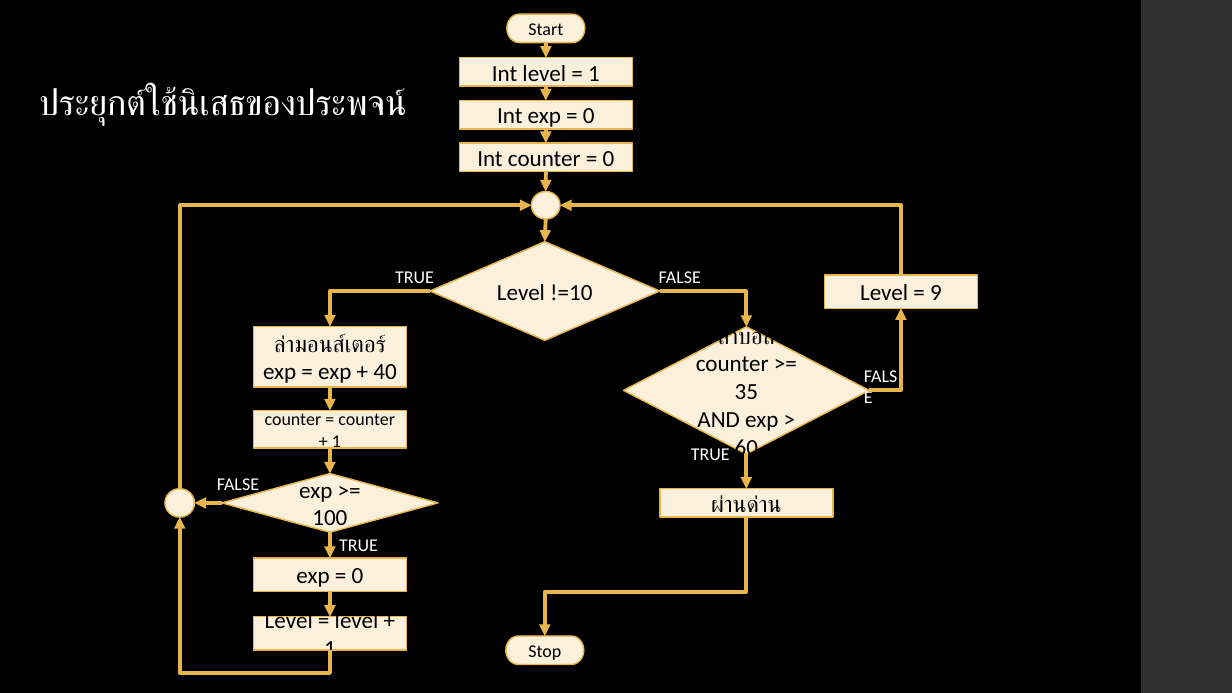
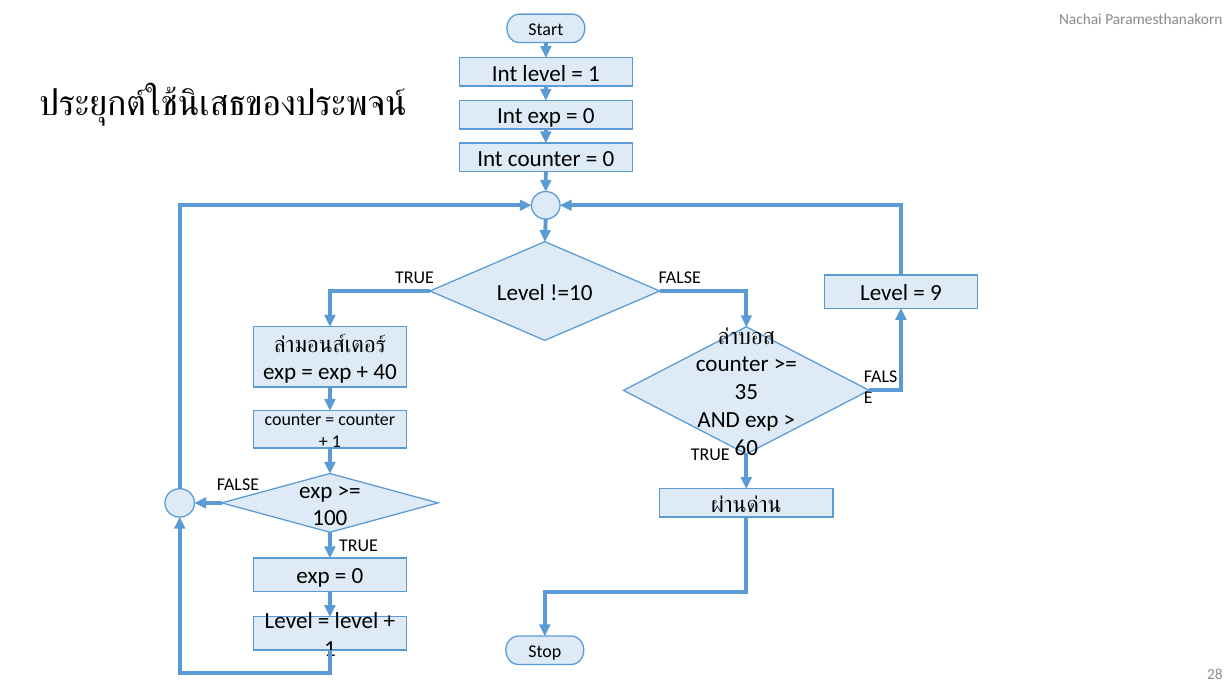
Before and after one commit to NaPryder/Basic-Python-101, a slide deck: slide 28 of Chapter 1/Chapter 1.pptx. Drawn at 1232x693 pixels with LibreOffice and Linux fonts; fonts in the diff are those of the drawing. Boxes give left, top, right and bottom in pixels: in the first picture for what was removed or moved away, otherwise in the second. Text is boxed around its words. In the diff, an @@ line names an element or a change of style, - is before the commit and + after.

```diff
--- a/Chapter 1/Chapter 1.pptx
+++ b/Chapter 1/Chapter 1.pptx
@@ background #000000 to #FFFFFF @@
@@ text added at (x1=1059, y1=13, x2=1222, y2=24), 12 pt, text #8C8C8C @@
+Nachai Paramesthanakorn
@@ rectangle removed at (x1=1141, y1=0, x2=1232, y2=693) @@
@@ arrow (546, 43) - (546, 57): stroke #E8B54D 3 pt to #5B9BD5 3 pt @@
@@ text colour #FFFFFF to #000000 in 7 elements at (x1=650, y1=262, x2=714, y2=292), (x1=395, y1=271, x2=434, y2=283), (x1=339, y1=539, x2=378, y2=551), (x1=217, y1=478, x2=259, y2=496), (x1=691, y1=445, x2=730, y2=460), (x1=659, y1=271, x2=701, y2=283), (x1=39, y1=87, x2=405, y2=125) @@
@@ arrow (546, 86) - (546, 101): stroke #E8B54D 3 pt to #5B9BD5 3 pt @@
@@ arrow (546, 129) - (546, 143): stroke #E8B54D 3 pt to #5B9BD5 3 pt @@
@@ arrow (546, 172) - (546, 191): stroke #E8B54D 3 pt to #5B9BD5 3 pt @@
@@ elbow arrow (180, 489) - (531, 205): stroke #E8B54D 3 pt to #5B9BD5 3 pt @@
@@ elbow arrow (901, 275) - (560, 205): stroke #E8B54D 3 pt to #5B9BD5 3 pt @@
@@ arrow (546, 219) - (545, 242): stroke #E8B54D 3 pt to #5B9BD5 3 pt @@
@@ elbow arrow (430, 291) - (330, 326): stroke #E8B54D 3 pt to #5B9BD5 3 pt @@
@@ elbow arrow (660, 291) - (747, 327): stroke #E8B54D 3 pt to #5B9BD5 3 pt @@
@@ elbow arrow (870, 391) - (901, 309): stroke #E8B54D 3 pt to #5B9BD5 3 pt @@
@@ arrow (330, 387) - (330, 410): stroke #E8B54D 3 pt to #5B9BD5 3 pt @@
@@ arrow (330, 448) - (330, 474): stroke #E8B54D 3 pt to #5B9BD5 3 pt @@
@@ elbow arrow (747, 454) - (747, 489): stroke #E8B54D 3 pt to #5B9BD5 3 pt @@
@@ fill #FAF0DB to #DEEBF7; outline #E8B54D 1.1 pt to #5B9BD5 1 pt in 16 elements at (x1=507, y1=14, x2=585, y2=43), (x1=506, y1=636, x2=583, y2=665), (x1=459, y1=57, x2=632, y2=86), (x1=459, y1=101, x2=632, y2=129), (x1=430, y1=242, x2=660, y2=341), (x1=253, y1=326, x2=407, y2=386), (x1=222, y1=474, x2=438, y2=533), (x1=253, y1=558, x2=407, y2=592), (x1=253, y1=616, x2=407, y2=650), (x1=624, y1=327, x2=870, y2=455), (x1=459, y1=143, x2=632, y2=172), (x1=253, y1=410, x2=407, y2=448), (x1=660, y1=489, x2=833, y2=518), (x1=824, y1=275, x2=978, y2=309), (x1=531, y1=191, x2=560, y2=219), (x1=165, y1=489, x2=194, y2=518) @@
@@ arrow (222, 503) - (195, 503): stroke #E8B54D 3 pt to #5B9BD5 3 pt @@
@@ elbow arrow (330, 651) - (180, 518): stroke #E8B54D 3 pt to #5B9BD5 3 pt @@
@@ arrow (330, 532) - (330, 558): stroke #E8B54D 3 pt to #5B9BD5 3 pt @@
@@ elbow arrow (747, 518) - (545, 636): stroke #E8B54D 3 pt to #5B9BD5 3 pt @@
@@ arrow (330, 592) - (330, 616): stroke #E8B54D 3 pt to #5B9BD5 3 pt @@
@@ page number added at (x1=1207, y1=668, x2=1223, y2=679), 12 pt, text #8C8C8C @@
+28
```
Also in this commit, not shown: 28 other slides changed, 8 other files.
